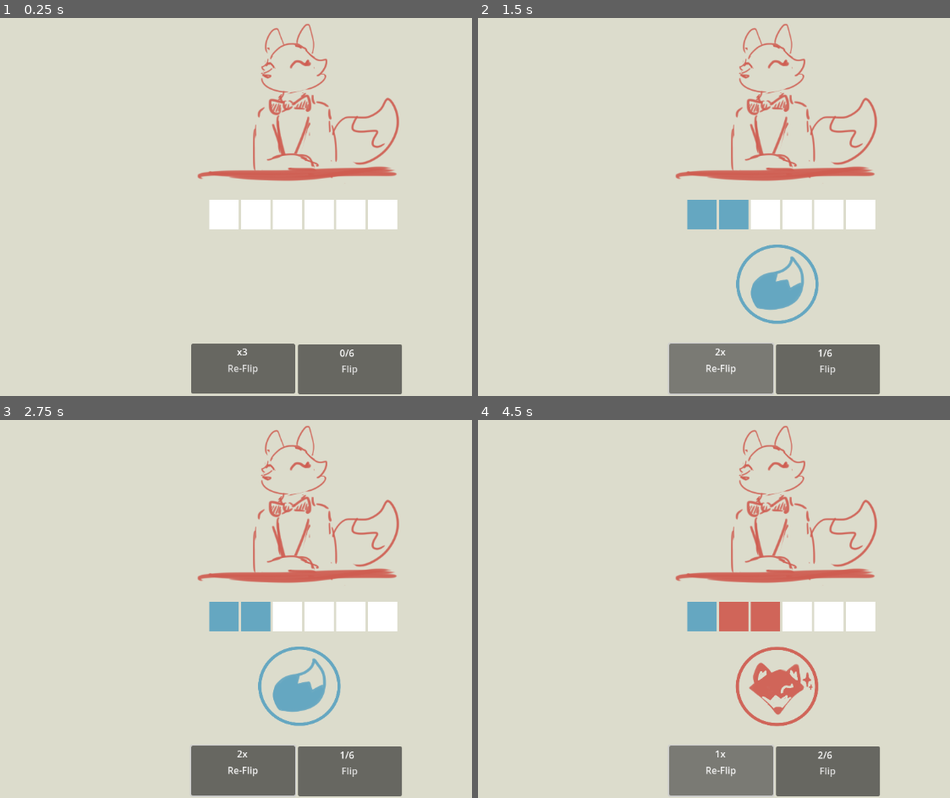
Above: before the commit, frames 1-4 (two rows, left to right).
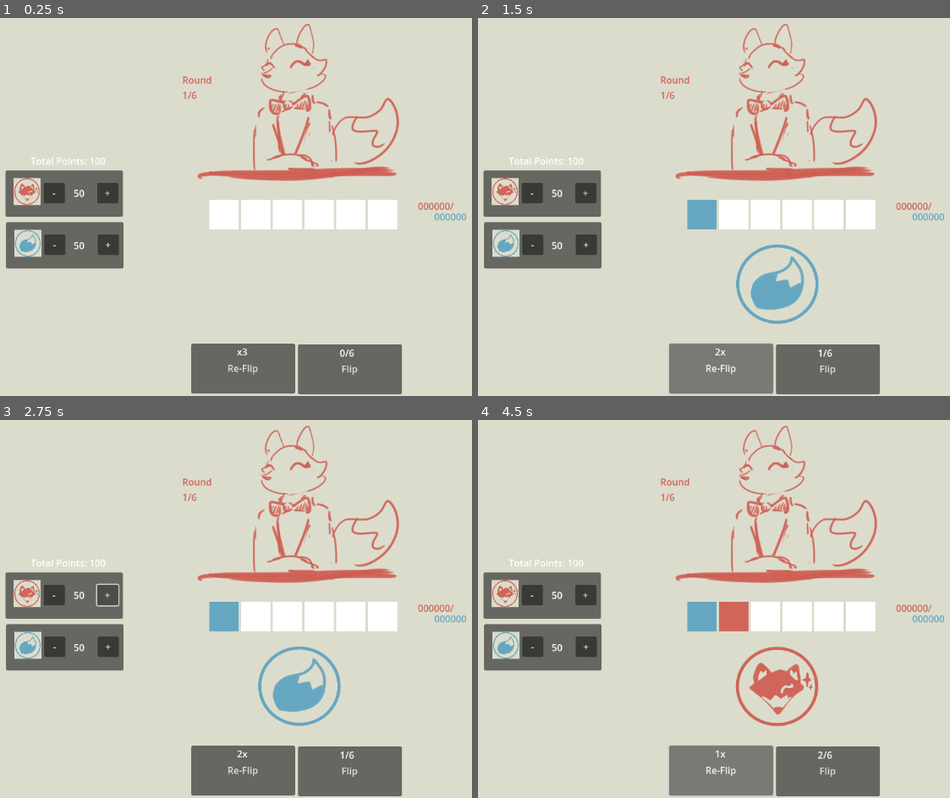
Above: after the commit, the same moments.

Repository: LeslieLlama/foxflipper
Game: Godot game, scene res://Scenes/main_game.tscn
Two runs of this game, one before a commit and one after it. Both use one fixed random seed, a clock stepped at 60 frames per second and the inputs below.
Inputs (mouse positions are in pixels of both pictures, inside the frame that each line leads up to):
- Up to frame 1 (0.25 s): no input
- Up to frame 2 (1.5 s): click "Flip" at 0.5 s; click "Re-Flip" at 1.25 s
- Up to frame 3 (2.75 s): click (108, 593) at 2 s, where only the run after the commit has a clickable "+"
- Up to frame 4 (4.5 s): click (529, 593) at 2.75 s, where only the run after the commit has a clickable "-"; click "Flip" at 3.5 s; click "Re-Flip" at 4.25 s

The runs differ from the first frame. In frame 1, 6.1% of the frame differs, in the area x 1-99%, y 15-67%; in frame 2, 6.6%; in frame 3, 6.5%; in frame 4, 6.6%.

Commit message:
Rudimentary Score calc
made a function that can detect coins in sequence for score calculations, and gave coins a base score value. Also changed how flips and re-flips were displayed to be more accurate, and pencilled out UI

Diff:
--- a/Scenes/main_game.tscn
+++ b/Scenes/main_game.tscn
@@ -124,5 +124,435 @@
 custom_minimum_size = Vector2(50, 50)
 layout_mode = 2
 
+[node name="CurrentRoundLabel" type="Label" parent="."]
+modulate = Color(0.815686, 0.396078, 0.34902, 1)
+layout_mode = 0
+offset_left = 391.0
+offset_top = 98.0
+offset_right = 501.0
+offset_bottom = 161.0
+text = "Round
+1/6"
+
+[node name="RoundScoreLabel" type="Label" parent="."]
+modulate = Color(0.815686, 0.396078, 0.34902, 1)
+layout_mode = 0
+offset_left = 792.0
+offset_top = 313.0
+offset_right = 902.0
+offset_bottom = 376.0
+text = "000000/"
+
+[node name="RequiredScoreLabel" type="Label" parent="."]
+modulate = Color(0.396078, 0.654902, 0.756863, 1)
+layout_mode = 0
+offset_left = 820.0
+offset_top = 331.0
+offset_right = 930.0
+offset_bottom = 394.0
+text = "000000"
+
+[node name="Label" type="Label" parent="."]
+layout_mode = 0
+offset_left = 133.0
+offset_top = 236.0
+offset_right = 261.0
+offset_bottom = 259.0
+text = "Total Points: 100"
+
+[node name="HeadsBetting" type="Panel" parent="."]
+layout_mode = 1
+anchors_preset = 4
+anchor_top = 0.5
+anchor_bottom = 0.5
+offset_left = 90.0
+offset_top = -60.0
+offset_right = 290.0
+offset_bottom = 19.0
+grow_vertical = 2
+
+[node name="Label" type="Label" parent="HeadsBetting"]
+layout_mode = 1
+anchors_preset = 6
+anchor_left = 1.0
+anchor_top = 0.5
+anchor_right = 1.0
+anchor_bottom = 0.5
+offset_left = -84.0
+offset_top = -12.5
+offset_right = -44.0
+offset_bottom = 10.5
+grow_horizontal = 0
+grow_vertical = 2
+text = "50"
+
+[node name="HeadsCoinSprite" type="Sprite2D" parent="HeadsBetting"]
+position = Vector2(37, 36)
+scale = Vector2(0.1065, 0.110442)
+texture = ExtResource("1_ch256")
+region_enabled = true
+region_rect = Rect2(30.0001, 466, 431, 422)
+
+[node name="AddValue" type="Button" parent="HeadsBetting"]
+layout_mode = 1
+anchors_preset = 6
+anchor_left = 1.0
+anchor_top = 0.5
+anchor_right = 1.0
+anchor_bottom = 0.5
+offset_left = -44.0
+offset_top = -18.5
+offset_right = -8.0
+offset_bottom = 16.5
+grow_horizontal = 0
+grow_vertical = 2
+text = "+"
+
+[node name="RemoveValue" type="Button" parent="HeadsBetting"]
+layout_mode = 1
+anchors_preset = 6
+anchor_left = 1.0
+anchor_top = 0.5
+anchor_right = 1.0
+anchor_bottom = 0.5
+offset_left = -135.0
+offset_top = -18.5
+offset_right = -99.0
+offset_bottom = 16.5
+grow_horizontal = 0
+grow_vertical = 2
+text = "-"
+
+[node name="TailsBetting" type="Panel" parent="."]
+layout_mode = 1
+anchors_preset = 4
+anchor_top = 0.5
+anchor_bottom = 0.5
+offset_left = 91.0
+offset_top = 28.0
+offset_right = 291.0
+offset_bottom = 107.0
+grow_vertical = 2
+
+[node name="Label" type="Label" parent="TailsBetting"]
+layout_mode = 1
+anchors_preset = 6
+anchor_left = 1.0
+anchor_top = 0.5
+anchor_right = 1.0
+anchor_bottom = 0.5
+offset_left = -85.0
+offset_top = -11.5
+offset_right = -45.0
+offset_bottom = 11.5
+grow_horizontal = 0
+grow_vertical = 2
+text = "50"
+
+[node name="HeadsCoinSprite" type="Sprite2D" parent="TailsBetting"]
+position = Vector2(37, 36)
+scale = Vector2(0.1065, 0.110442)
+texture = ExtResource("1_ch256")
+region_enabled = true
+region_rect = Rect2(25.6105, 30.4149, 432.261, 421.632)
+
+[node name="AddValue" type="Button" parent="TailsBetting"]
+layout_mode = 1
+anchors_preset = 6
+anchor_left = 1.0
+anchor_top = 0.5
+anchor_right = 1.0
+anchor_bottom = 0.5
+offset_left = -44.0
+offset_top = -18.5
+offset_right = -8.0
+offset_bottom = 16.5
+grow_horizontal = 0
+grow_vertical = 2
+text = "+"
+
+[node name="RemoveValue" type="Button" parent="TailsBetting"]
+layout_mode = 1
+anchors_preset = 6
+anchor_left = 1.0
+anchor_top = 0.5
+anchor_right = 1.0
+anchor_bottom = 0.5
+offset_left = -135.0
+offset_top = -18.5
+offset_right = -99.0
+offset_bottom = 16.5
+grow_horizontal = 0
+grow_vertical = 2
+text = "-"
+
+[node name="ShopPanel" type="Panel" parent="."]
+visible = false
+layout_mode = 1
+anchors_preset = 6
+anchor_left = 1.0
+anchor_top = 0.5
+anchor_right = 1.0
+anchor_bottom = 0.5
+offset_left = -358.0
+offset_top = -324.0
+offset_bottom = 325.0
+grow_horizontal = 0
+grow_vertical = 2
+
+[node name="ShopTitle" type="Label" parent="ShopPanel"]
+layout_mode = 1
+anchors_preset = 5
+anchor_left = 0.5
+anchor_right = 0.5
+offset_left = -98.0
+offset_right = 99.0
+offset_bottom = 43.0
+grow_horizontal = 2
+theme_override_font_sizes/font_size = 34
+text = "Shop"
+horizontal_alignment = 1
+
+[node name="ShopTitle2" type="Label" parent="ShopPanel"]
+layout_mode = 1
+anchors_preset = 5
+anchor_left = 0.5
+anchor_right = 0.5
+offset_left = -112.0
+offset_top = 37.5
+offset_right = 126.0
+offset_bottom = 84.5
+grow_horizontal = 2
+theme_override_font_sizes/font_size = 22
+text = "Purchases: 0/2"
+horizontal_alignment = 1
+
+[node name="BuyPointsPanel" type="Panel" parent="ShopPanel"]
+layout_mode = 1
+anchors_preset = 8
+anchor_left = 0.5
+anchor_top = 0.5
+anchor_right = 0.5
+anchor_bottom = 0.5
+offset_left = -120.0
+offset_top = -232.0
+offset_right = 113.0
+offset_bottom = -144.0
+grow_horizontal = 2
+grow_vertical = 2
+
+[node name="Label" type="Label" parent="ShopPanel/BuyPointsPanel"]
+layout_mode = 0
+offset_right = 175.0
+offset_bottom = 88.0
+text = "+50 points"
+horizontal_alignment = 1
+vertical_alignment = 1
+
+[node name="Button" type="Button" parent="ShopPanel/BuyPointsPanel"]
+layout_mode = 1
+anchors_preset = 6
+anchor_left = 1.0
+anchor_top = 0.5
+anchor_right = 1.0
+anchor_bottom = 0.5
+offset_left = -57.5
+offset_top = -23.0
+offset_right = -10.5
+offset_bottom = 25.0
+grow_horizontal = 0
+grow_vertical = 2
+text = "+"
+
+[node name="BuyCoinsPanel" type="Panel" parent="ShopPanel"]
+layout_mode = 1
+anchors_preset = 8
+anchor_left = 0.5
+anchor_top = 0.5
+anchor_right = 0.5
+anchor_bottom = 0.5
+offset_left = -119.0
+offset_top = -129.0
+offset_right = 114.0
+offset_bottom = -41.0
+grow_horizontal = 2
+grow_vertical = 2
+
+[node name="Label" type="Label" parent="ShopPanel/BuyCoinsPanel"]
+layout_mode = 0
+offset_right = 175.0
+offset_bottom = 88.0
+text = "+1 Coin"
+horizontal_alignment = 1
+vertical_alignment = 1
+
+[node name="Button" type="Button" parent="ShopPanel/BuyCoinsPanel"]
+layout_mode = 1
+anchors_preset = 6
+anchor_left = 1.0
+anchor_top = 0.5
+anchor_right = 1.0
+anchor_bottom = 0.5
+offset_left = -57.5
+offset_top = -23.0
+offset_right = -10.5
+offset_bottom = 25.0
+grow_horizontal = 0
+grow_vertical = 2
+text = "+"
+
+[node name="DividingLine" type="ColorRect" parent="ShopPanel"]
+layout_mode = 0
+offset_left = 16.0
+offset_top = 296.5
+offset_right = 341.0
+offset_bottom = 305.5
+
+[node name="Item1" type="Panel" parent="ShopPanel"]
+layout_mode = 1
+anchors_preset = 8
+anchor_left = 0.5
+anchor_top = 0.5
+anchor_right = 0.5
+anchor_bottom = 0.5
+offset_left = -119.0
+offset_top = -1.0
+offset_right = 114.0
+offset_bottom = 87.0
+grow_horizontal = 2
+grow_vertical = 2
+
+[node name="ItemName" type="Label" parent="ShopPanel/Item1"]
+layout_mode = 1
+offset_right = 175.0
+offset_bottom = 24.0
+text = "Snake Eye"
+horizontal_alignment = 1
+vertical_alignment = 1
+
+[node name="Description" type="Label" parent="ShopPanel/Item1"]
+layout_mode = 1
+offset_top = 24.0
+offset_right = 174.0
+offset_bottom = 89.0
+theme_override_font_sizes/font_size = 12
+text = "Flipping a coin that breaks the current pattern adds +50 to next coin"
+horizontal_alignment = 1
+vertical_alignment = 1
+autowrap_mode = 3
+
+[node name="Button" type="Button" parent="ShopPanel/Item1"]
+layout_mode = 1
+anchors_preset = 6
+anchor_left = 1.0
+anchor_top = 0.5
+anchor_right = 1.0
+anchor_bottom = 0.5
+offset_left = -57.5
+offset_top = -23.0
+offset_right = -10.5
+offset_bottom = 25.0
+grow_horizontal = 0
+grow_vertical = 2
+text = "+"
+
+[node name="Item2" type="Panel" parent="ShopPanel"]
+layout_mode = 1
+anchors_preset = 8
+anchor_left = 0.5
+anchor_top = 0.5
+anchor_right = 0.5
+anchor_bottom = 0.5
+offset_left = -119.0
+offset_top = 106.0
+offset_right = 114.0
+offset_bottom = 194.0
+grow_horizontal = 2
+grow_vertical = 2
+
+[node name="ItemName" type="Label" parent="ShopPanel/Item2"]
+layout_mode = 1
+offset_right = 175.0
+offset_bottom = 24.0
+text = "Wet Matches"
+horizontal_alignment = 1
+vertical_alignment = 1
+
+[node name="Description" type="Label" parent="ShopPanel/Item2"]
+layout_mode = 1
+offset_top = 24.0
+offset_right = 174.0
+offset_bottom = 89.0
+theme_override_font_sizes/font_size = 12
+text = "Consecutive Tails give +0.5x
+per coin"
+horizontal_alignment = 1
+vertical_alignment = 1
+autowrap_mode = 3
+
+[node name="Button" type="Button" parent="ShopPanel/Item2"]
+layout_mode = 1
+anchors_preset = 6
+anchor_left = 1.0
+anchor_top = 0.5
+anchor_right = 1.0
+anchor_bottom = 0.5
+offset_left = -57.5
+offset_top = -23.0
+offset_right = -10.5
+offset_bottom = 25.0
+grow_horizontal = 0
+grow_vertical = 2
+text = "+"
+
+[node name="Item3" type="Panel" parent="ShopPanel"]
+layout_mode = 1
+anchors_preset = 8
+anchor_left = 0.5
+anchor_top = 0.5
+anchor_right = 0.5
+anchor_bottom = 0.5
+offset_left = -119.0
+offset_top = 213.0
+offset_right = 114.0
+offset_bottom = 301.0
+grow_horizontal = 2
+grow_vertical = 2
+
+[node name="ItemName" type="Label" parent="ShopPanel/Item3"]
+layout_mode = 1
+offset_right = 175.0
+offset_bottom = 24.0
+text = "Spatula Head"
+horizontal_alignment = 1
+vertical_alignment = 1
+
+[node name="Description" type="Label" parent="ShopPanel/Item3"]
+layout_mode = 1
+offset_top = 24.0
+offset_right = 174.0
+offset_bottom = 89.0
+theme_override_font_sizes/font_size = 12
+text = "Once per round, flip a coin
+to the opposite value"
+horizontal_alignment = 1
+vertical_alignment = 1
+autowrap_mode = 3
+
+[node name="Button" type="Button" parent="ShopPanel/Item3"]
+layout_mode = 1
+anchors_preset = 6
+anchor_left = 1.0
+anchor_top = 0.5
+anchor_right = 1.0
+anchor_bottom = 0.5
+offset_left = -57.5
+offset_top = -23.0
+offset_right = -10.5
+offset_bottom = 25.0
+grow_horizontal = 0
+grow_vertical = 2
+text = "+"
+
 [connection signal="button_up" from="NextCoinButton" to="." method="_on_next_coin_button_button_up"]
 [connection signal="button_up" from="ReDoCoinButton" to="." method="_on_re_do_coin_button_button_up"]
--- a/Scripts/main_game.gd
+++ b/Scripts/main_game.gd
@@ -4,8 +4,14 @@
 var coinCount = 0
 var reflipCount = 3
 
+var headsValue = 50
+var tailsValue = 50
+var currentScore = 0
+
 var CoinHistory = []
 var CoinHistorySprites = []
+var scoreDisplayed : bool = false
+
 # Called when the node enters the scene tree for the first time.
 func _ready() -> void:
 	$HeadsCoinSprite.hide()
@@ -18,8 +24,14 @@
 
 
 func _on_next_coin_button_button_up() -> void:
+	if scoreDisplayed == true:
+		reset_table()
+		return
 	if coinCount == 6:
-		reset_table()
+		display_score()
+		scoreDisplayed = true
+		$ReDoCoinButton.disabled = true
+		$NextCoinButton.text = "Next Round"
 	else:
 		flip_coin(false)
 
@@ -27,7 +39,6 @@
 	flip_coin(true)
 
 func flip_coin(is_reflip : bool):
-
 	var flip_value = rng.randi_range(0, 1)
 	if flip_value == 1:
 		$HeadsCoinSprite.show()
@@ -35,33 +46,67 @@
 		if is_reflip == true && reflipCount > 0:
 			CoinHistory.pop_back()
 			CoinHistory.append(1)
-			CoinHistorySprites[coinCount].color = Color("D06559")
 			reflipCount -= 1
 		else:
 			CoinHistory.append(1)
-			CoinHistorySprites[coinCount].color = Color("D06559")
 			coinCount += 1
-
 	else:
 		$HeadsCoinSprite.hide()
 		$TailsCoinSprite.show()
 		if is_reflip == true && reflipCount > 0:
 			CoinHistory.pop_back()
 			CoinHistory.append(0)
-			CoinHistorySprites[coinCount].color = Color("65A7C1")
 			reflipCount -= 1
 		else:
 			CoinHistory.append(0)
-			CoinHistorySprites[coinCount].color = Color("65A7C1")
 			coinCount += 1
 	$ReDoCoinButton/ReflipAmmount.text = str(reflipCount,"x")
 	$NextCoinButton/CoinAmmount.text = str(coinCount,"/6")
+	print(CoinHistory)
+	coin_history_display_update()
+	if coinCount == 6: $NextCoinButton.text = "Score Coins"
 
+
+func coin_history_display_update():
+	for c in CoinHistory:
+		if c == 1:
+			CoinHistorySprites[coinCount-1].color = Color("D06559")
+		else:
+			CoinHistorySprites[coinCount-1].color = Color("65A7C1")
+
+func coin_pattern_searcher():
+	var runCount = 1
+	var previousCoinValue = -1
+	var highestRunCount = 1
+	for c in CoinHistory:
+		if c == 0:
+			currentScore += tailsValue
+		else:
+			currentScore += headsValue
+		if c == previousCoinValue:
+			runCount += 1
+		else:
+			runCount = 1
+		previousCoinValue = c
+		if runCount >= 3:
+			highestRunCount = runCount
+	currentScore *= highestRunCount
+
+
+func display_score():
+	coin_pattern_searcher()
+	$RoundScoreLabel.text = str(currentScore)
+	$ShopPanel.show()
 func reset_table():
+	currentScore = 0
 	CoinHistory.clear()
 	for c in CoinHistorySprites:
 		c.color = Color.WHITE
 	coinCount = 0
 	reflipCount = 3
+	scoreDisplayed = false
 	$ReDoCoinButton/ReflipAmmount.text = str(reflipCount,"x")
 	$NextCoinButton/CoinAmmount.text = str(coinCount,"/6")
+	$NextCoinButton.text = "Flip"
+	$ReDoCoinButton.disabled = false
+	$ShopPanel.hide()
